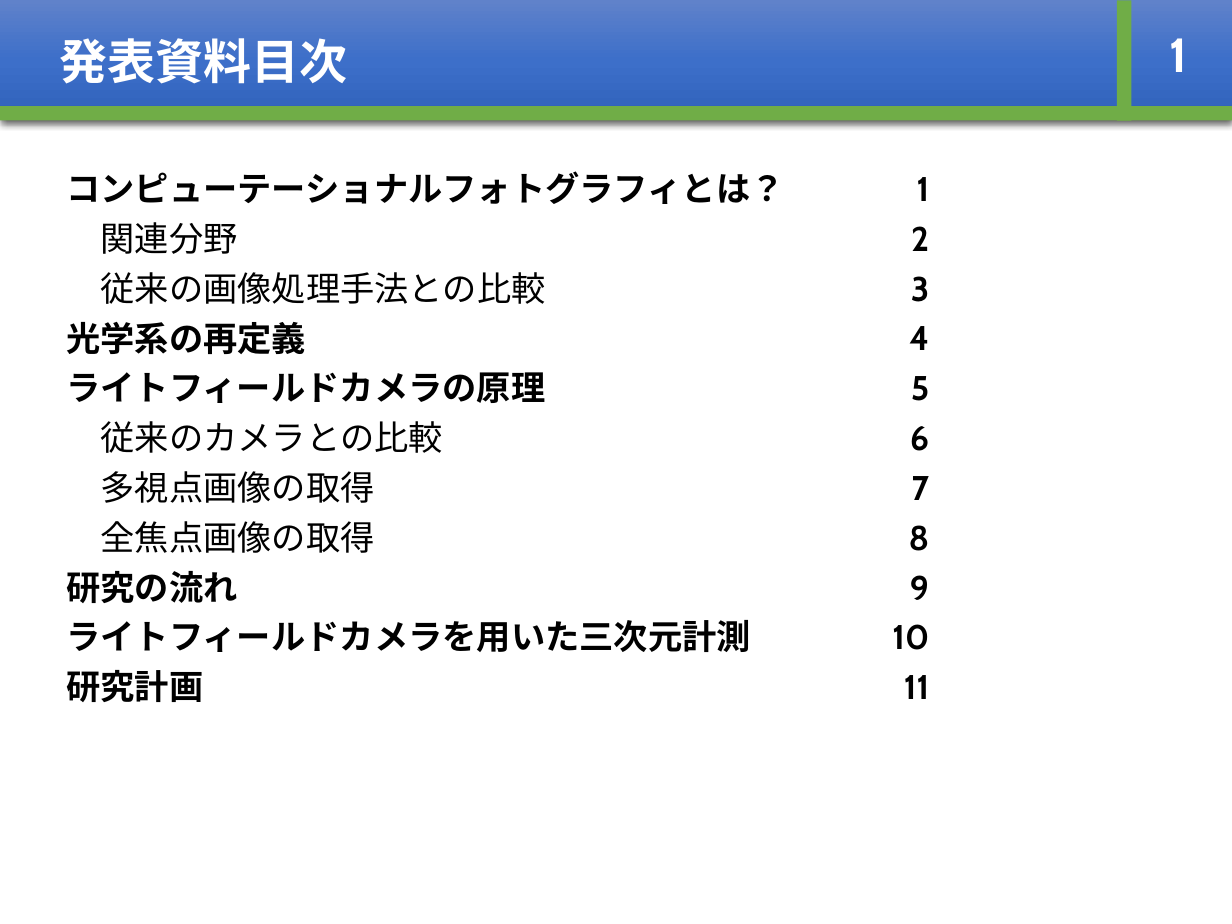
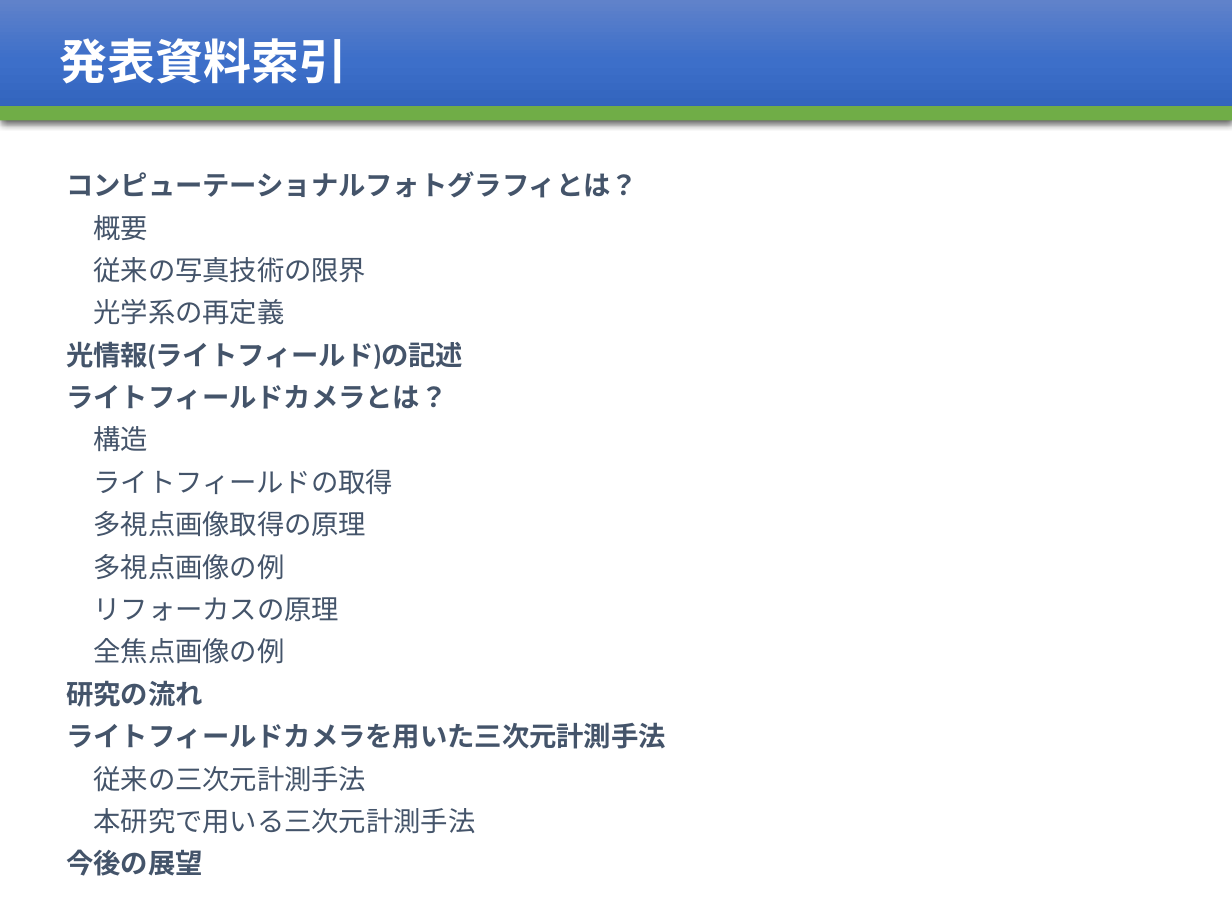
Before and after one commit to whcitizen/citizen_thesis, a slide deck: slide 20 of 03_mid_presentation/mid-presentation_20180219.pptx (slide 12 before the commit). Drawn at 1232x924 pixels with LibreOffice and Linux fonts; fonts in the diff are those of the drawing. Boxes give left, top, right and bottom in pixels: in the first picture for what was removed or moved away, otherwise in the second. Text is boxed around its words. In the diff, an @@ line names an element or a change of style, - is before the commit and + after.

Commit message:
180215 15:30
中間発表資料を大幅更新

```diff
--- a/03_mid_presentation/mid-presentation_20180219.pptx
+++ b/03_mid_presentation/mid-presentation_20180219.pptx
@@ rectangle removed at (x1=1117, y1=0, x2=1132, y2=121) @@
@@ text in rectangle at (x1=60, y1=38, x2=347, y2=84): text changed @@
-発表資料目次
+発表資料索引
@@ text removed at (x1=1169, y1=38, x2=1187, y2=72) @@
-1
@@ text at (x1=66, y1=171, x2=638, y2=707): size 20 to 16 pt, text colour #000000 to #44546A in "コンピューテーショナルフォトグラフィとは？", "光学系の再定義", "研究の流れ"; bold off in "光学系の再定義" @@
@@ text removed at (x1=892, y1=177, x2=930, y2=699) @@
-1
-2
-3
-4
-5
-6
-7
-8
-9
-10
-11
@@ text at (x1=93, y1=215, x2=366, y2=283): text changed; size 20 to 16 pt; text colour #000000 to #44546A @@
-関連分野
-従来の画像処理手法との比較
+概要
+従来の写真技術の限界
@@ text at (x1=66, y1=341, x2=463, y2=663): text changed; size 20 to 16 pt; text colour #000000 to #44546A @@
-ライトフィールドカメラの原理
-従来のカメラとの比較
-多視点画像の取得
-全焦点画像の取得
+光情報(ライトフィールド)の記述
+ライトフィールドカメラとは？
+構造
+ライトフィールドの取得
+多視点画像取得の原理
+多視点画像の例
+リフォーカスの原理
+全焦点画像の例
@@ text at (x1=66, y1=722, x2=666, y2=876): text changed; size 20 to 16 pt; text colour #000000 to #44546A @@
-ライトフィールドカメラを用いた三次元計測
-研究計画
+ライトフィールドカメラを用いた三次元計測手法
+従来の三次元計測手法
+本研究で用いる三次元計測手法
+今後の展望
```
Also in this commit, not shown: 11 other slides changed, 8 slides added, 3 slides removed.
